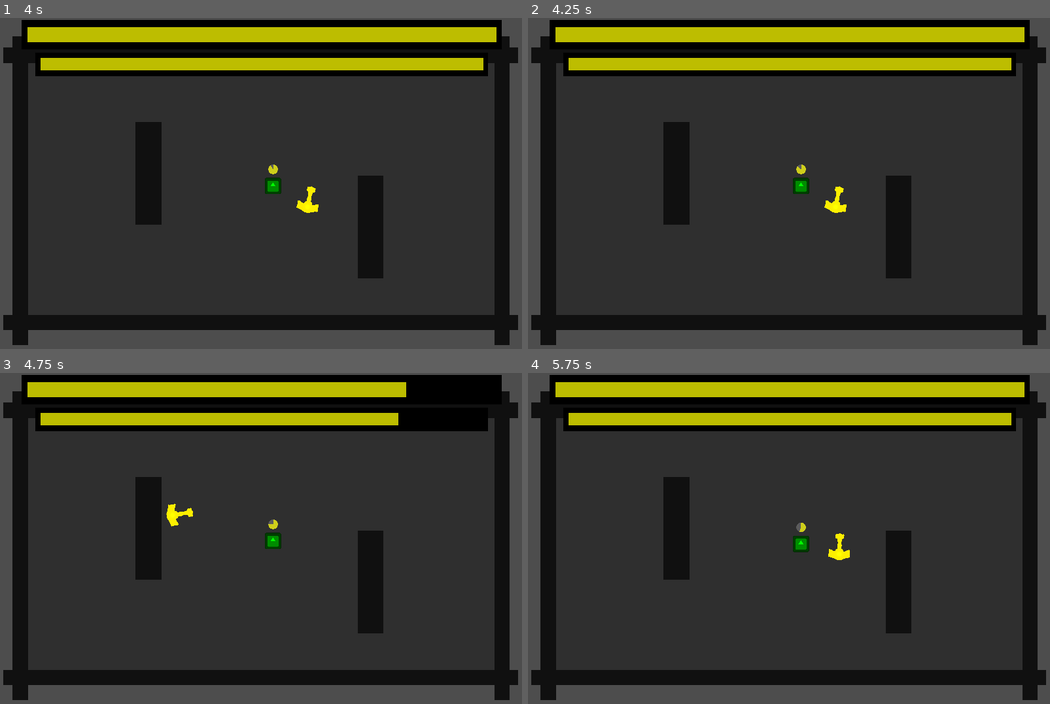
Above: before the commit, frames 1-4 (two rows, left to right).
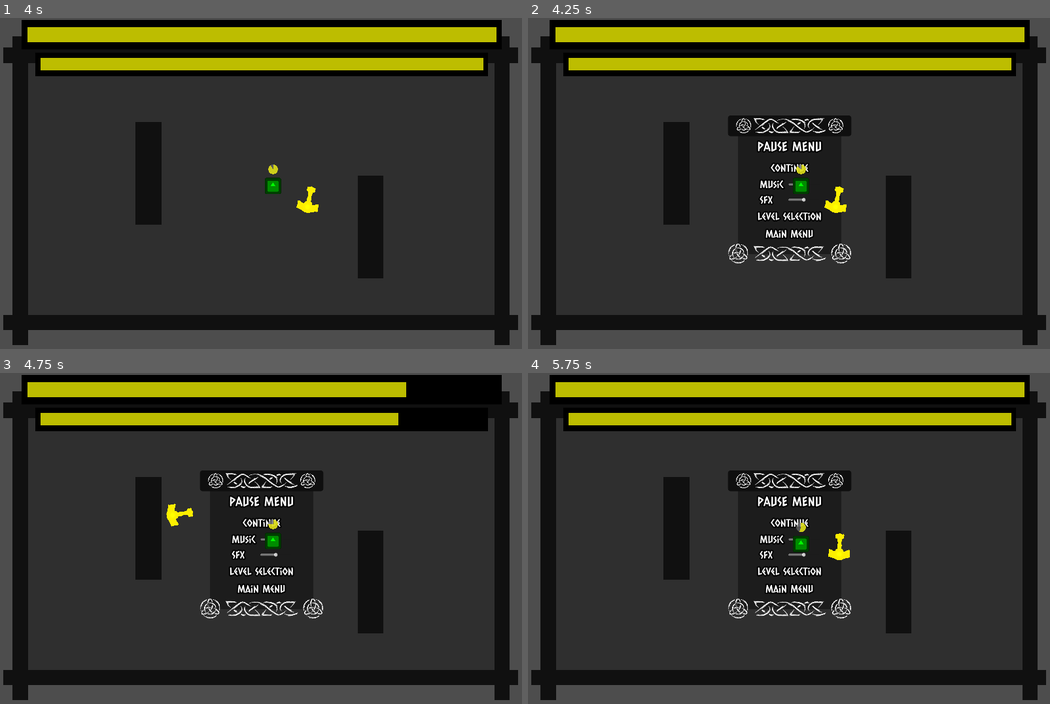
Above: after the commit, the same moments.

Repository: DeepRestGames/pirate-software-game-jam-16
Game: Godot game, scene res://Scenes/Tests/TestRangedEnemies_MainScene.tscn
Same seed, same stepped clock (60 frames per second), same inputs: the game is played once before the commit and once after it. The engine's default icon, where the game draws it, is replaced by a stand-in: a white triangle on a blue panel in a dark square.
Inputs (mouse positions are in pixels of both pictures, inside the frame that each line leads up to):
- Up to frame 1 (4 s): tap Enter at 0.5 s; move the mouse to (375, 173) at 0.52 s; hold Right mouse button (teleport_boomerang) 0.53-1.28 s; tap R (restart) at 1.25, 2.75 s; move the mouse to (156, 206) at 1.27 s; click (156, 206) at 1.35 s; move the mouse to (313, 113) at 2.02 s; hold Right mouse button (teleport_boomerang) 2.03-2.78 s; move the mouse to (234, 259) at 2.77 s; click (234, 259) at 2.85 s; move the mouse to (417, 239) at 3.52 s; hold Right mouse button (teleport_boomerang) from 3.53 s (still down)
- Up to frame 2 (4.25 s): keep holding Right mouse button (teleport_boomerang); tap Escape (ui_cancel) at 4.15 s
- Up to frame 3 (4.75 s): move the mouse to (104, 492) at 4.27 s; release Right mouse button (teleport_boomerang) at 4.28 s; click (104, 492) at 4.35 s
- Up to frame 4 (5.75 s): move the mouse to (815, 545) at 5.02 s; hold Right mouse button (teleport_boomerang) from 5.03 s (still down)

Frame 1 is identical in both runs. In frame 2, 3.2% of the frame differs, in the area x 38-62%, y 29-75%; in frame 3, 3.2%; in frame 4, 3.2%.
Error in both runs: Invalid access to property or key 'global_position' on a base object of type 'Window'. (res://Scripts/UI/HUD_ArrowHint.gd:47)

Commit message:
Pause menu (with two kinds of style, TBD which one to keep)

Diff:
--- a/Scenes/UI/HUD.tscn
+++ b/Scenes/UI/HUD.tscn
@@ -1,10 +1,27 @@
-[gd_scene load_steps=6 format=3 uid="uid://dwmnwwfbcm0xb"]
+[gd_scene load_steps=11 format=3 uid="uid://dwmnwwfbcm0xb"]
 
 [ext_resource type="Script" path="res://Scripts/UI/HUD_BoomerangFlyTime.gd" id="1_bu7ua"]
 [ext_resource type="Script" path="res://Scripts/UI/HUD_PlayerDeath.gd" id="2_67205"]
 [ext_resource type="Texture2D" uid="uid://dvwso0bdxj1i4" path="res://Assets/UI/ArrowE.png" id="3_3u4vj"]
 [ext_resource type="Script" path="res://Scripts/UI/HUD_ArrowHint.gd" id="4_5ebxq"]
 [ext_resource type="FontFile" uid="uid://vqr151sphmyi" path="res://Assets/UI/Fonts/CaesarDressing-Regular.ttf" id="4_rruvu"]
+[ext_resource type="Script" path="res://Scripts/UI/HUD_PauseMenu.gd" id="6_4bvjg"]
+[ext_resource type="Texture2D" uid="uid://d0yrpvomc7iwu" path="res://Assets/UI/Corner2.png" id="6_xwnob"]
+[ext_resource type="Texture2D" uid="uid://bsppvsvauu8iq" path="res://Assets/UI/Border1.png" id="7_rvwrw"]
+
+[sub_resource type="StyleBoxFlat" id="StyleBoxFlat_fwlqo"]
+bg_color = Color(0, 0, 0, 0.392157)
+corner_radius_top_left = 10
+corner_radius_top_right = 10
+corner_radius_bottom_right = 10
+corner_radius_bottom_left = 10
+
+[sub_resource type="StyleBoxFlat" id="StyleBoxFlat_yalfr"]
+bg_color = Color(0.0588235, 0.0588235, 0.0588235, 1)
+corner_radius_top_left = 10
+corner_radius_top_right = 10
+corner_radius_bottom_right = 10
+corner_radius_bottom_left = 10
 
 [node name="HUD" type="Control"]
 custom_minimum_size = Vector2(1152, 648)
@@ -166,3 +183,255 @@
 Press R to try again"
 horizontal_alignment = 1
 vertical_alignment = 1
+
+[node name="PauseMenu" type="Control" parent="."]
+process_mode = 3
+layout_mode = 1
+anchors_preset = 15
+anchor_right = 1.0
+anchor_bottom = 1.0
+grow_horizontal = 2
+grow_vertical = 2
+script = ExtResource("6_4bvjg")
+
+[node name="Panel" type="Panel" parent="PauseMenu"]
+process_mode = 2
+visible = false
+custom_minimum_size = Vector2(400, 500)
+layout_mode = 1
+anchors_preset = -1
+anchor_left = 0.336066
+anchor_top = 0.1875
+anchor_right = 0.663934
+anchor_bottom = 0.8125
+offset_left = 180.0
+offset_top = 230.0
+offset_right = -180.0
+offset_bottom = -230.0
+grow_horizontal = 2
+grow_vertical = 2
+theme_override_styles/panel = SubResource("StyleBoxFlat_fwlqo")
+metadata/_edit_use_anchors_ = true
+
+[node name="Style" type="Control" parent="PauseMenu/Panel"]
+layout_mode = 1
+anchors_preset = 15
+anchor_right = 1.0
+anchor_bottom = 1.0
+offset_left = -40.0
+offset_top = -38.0
+offset_right = 40.0
+offset_bottom = 38.0
+grow_horizontal = 2
+grow_vertical = 2
+
+[node name="BorderUP" type="Panel" parent="PauseMenu/Panel/Style"]
+custom_minimum_size = Vector2(0, 80)
+layout_mode = 1
+anchors_preset = 10
+anchor_right = 1.0
+grow_horizontal = 2
+theme_override_styles/panel = SubResource("StyleBoxFlat_yalfr")
+
+[node name="HBoxContainer" type="HBoxContainer" parent="PauseMenu/Panel/Style/BorderUP"]
+layout_mode = 1
+anchors_preset = 15
+anchor_right = 1.0
+anchor_bottom = 1.0
+grow_horizontal = 2
+grow_vertical = 2
+alignment = 1
+
+[node name="Corner1" type="TextureRect" parent="PauseMenu/Panel/Style/BorderUP/HBoxContainer"]
+custom_minimum_size = Vector2(60, 60)
+layout_mode = 2
+size_flags_horizontal = 4
+size_flags_vertical = 4
+texture = ExtResource("6_xwnob")
+expand_mode = 5
+stretch_mode = 5
+metadata/_edit_use_anchors_ = true
+
+[node name="Border1" type="TextureRect" parent="PauseMenu/Panel/Style/BorderUP/HBoxContainer"]
+texture_repeat = 2
+custom_minimum_size = Vector2(290, 80)
+layout_mode = 2
+size_flags_horizontal = 4
+size_flags_vertical = 4
+texture = ExtResource("7_rvwrw")
+expand_mode = 5
+stretch_mode = 5
+metadata/_edit_use_anchors_ = true
+
+[node name="Corner2" type="TextureRect" parent="PauseMenu/Panel/Style/BorderUP/HBoxContainer"]
+custom_minimum_size = Vector2(60, 60)
+layout_mode = 2
+size_flags_horizontal = 4
+size_flags_vertical = 4
+texture = ExtResource("6_xwnob")
+expand_mode = 5
+stretch_mode = 5
+metadata/_edit_use_anchors_ = true
+
+[node name="Corner3" type="TextureRect" parent="PauseMenu/Panel/Style"]
+custom_minimum_size = Vector2(80, 80)
+layout_mode = 1
+anchors_preset = -1
+anchor_left = 0.833333
+anchor_top = 0.861111
+anchor_right = 1.0
+anchor_bottom = 1.0
+grow_horizontal = 0
+grow_vertical = 0
+pivot_offset = Vector2(40, 40)
+size_flags_horizontal = 0
+size_flags_vertical = 0
+texture = ExtResource("6_xwnob")
+expand_mode = 1
+metadata/_edit_use_anchors_ = true
+
+[node name="Corner4" type="TextureRect" parent="PauseMenu/Panel/Style"]
+custom_minimum_size = Vector2(80, 80)
+layout_mode = 1
+anchors_preset = -1
+anchor_top = 0.861111
+anchor_right = 0.166667
+anchor_bottom = 1.0
+grow_vertical = 0
+pivot_offset = Vector2(40, 40)
+size_flags_horizontal = 0
+size_flags_vertical = 0
+texture = ExtResource("6_xwnob")
+expand_mode = 1
+metadata/_edit_use_anchors_ = true
+
+[node name="Border2" type="TextureRect" parent="PauseMenu/Panel/Style"]
+texture_repeat = 2
+custom_minimum_size = Vector2(290, 80)
+layout_mode = 1
+anchors_preset = -1
+anchor_left = 0.197917
+anchor_top = 0.861111
+anchor_right = 0.802083
+anchor_bottom = 1.0
+grow_horizontal = 2
+grow_vertical = 0
+pivot_offset = Vector2(145, 40)
+size_flags_horizontal = 0
+size_flags_vertical = 0
+texture = ExtResource("7_rvwrw")
+expand_mode = 1
+metadata/_edit_use_anchors_ = true
+
+[node name="VBoxContainer" type="VBoxContainer" parent="PauseMenu/Panel"]
+custom_minimum_size = Vector2(300, 400)
+layout_mode = 1
+anchors_preset = 8
+anchor_left = 0.5
+anchor_top = 0.5
+anchor_right = 0.5
+anchor_bottom = 0.5
+offset_left = -100.5
+offset_top = -200.0
+offset_right = 100.5
+offset_bottom = 200.0
+grow_horizontal = 2
+grow_vertical = 2
+theme_override_constants/separation = 10
+alignment = 1
+
+[node name="Label" type="Label" parent="PauseMenu/Panel/VBoxContainer"]
+layout_mode = 2
+size_flags_vertical = 3
+theme_override_constants/outline_size = 20
+theme_override_fonts/font = ExtResource("4_rruvu")
+theme_override_font_sizes/font_size = 50
+text = "PAUSE MENU"
+horizontal_alignment = 1
+
+[node name="ContinueButton" type="Button" parent="PauseMenu/Panel/VBoxContainer"]
+layout_mode = 2
+size_flags_horizontal = 4
+theme_override_colors/font_hover_color = Color(0.294118, 0.92549, 1, 1)
+theme_override_colors/font_pressed_color = Color(0.294118, 0.698039, 1, 1)
+theme_override_colors/font_color = Color(1, 1, 1, 1)
+theme_override_colors/font_outline_color = Color(0, 0, 0, 1)
+theme_override_constants/outline_size = 20
+theme_override_fonts/font = ExtResource("4_rruvu")
+theme_override_font_sizes/font_size = 40
+text = "Continue"
+flat = true
+
+[node name="MusicSetting" type="HBoxContainer" parent="PauseMenu/Panel/VBoxContainer"]
+layout_mode = 2
+theme_override_constants/separation = 20
+alignment = 1
+
+[node name="MusicLabel" type="Label" parent="PauseMenu/Panel/VBoxContainer/MusicSetting"]
+layout_mode = 2
+theme_override_colors/font_color = Color(1, 1, 1, 1)
+theme_override_colors/font_outline_color = Color(0, 0, 0, 1)
+theme_override_constants/outline_size = 20
+theme_override_fonts/font = ExtResource("4_rruvu")
+theme_override_font_sizes/font_size = 40
+text = "Music"
+horizontal_alignment = 1
+vertical_alignment = 1
+
+[node name="MusicSlider" type="HSlider" parent="PauseMenu/Panel/VBoxContainer/MusicSetting"]
+custom_minimum_size = Vector2(120, 0)
+layout_mode = 2
+size_flags_vertical = 4
+value = 50.0
+
+[node name="SFXSetting" type="HBoxContainer" parent="PauseMenu/Panel/VBoxContainer"]
+layout_mode = 2
+theme_override_constants/separation = 60
+alignment = 1
+
+[node name="SFXLabel" type="Label" parent="PauseMenu/Panel/VBoxContainer/SFXSetting"]
+layout_mode = 2
+theme_override_colors/font_color = Color(1, 1, 1, 1)
+theme_override_colors/font_outline_color = Color(0, 0, 0, 1)
+theme_override_constants/outline_size = 20
+theme_override_fonts/font = ExtResource("4_rruvu")
+theme_override_font_sizes/font_size = 40
+text = "SFX"
+horizontal_alignment = 1
+vertical_alignment = 1
+
+[node name="SFXSlider" type="HSlider" parent="PauseMenu/Panel/VBoxContainer/SFXSetting"]
+custom_minimum_size = Vector2(120, 0)
+layout_mode = 2
+size_flags_vertical = 4
+value = 50.0
+
+[node name="LevelSelectionButton" type="Button" parent="PauseMenu/Panel/VBoxContainer"]
+layout_mode = 2
+size_flags_horizontal = 4
+theme_override_colors/font_hover_color = Color(0.294118, 0.92549, 1, 1)
+theme_override_colors/font_pressed_color = Color(0.294118, 0.698039, 1, 1)
+theme_override_colors/font_color = Color(1, 1, 1, 1)
+theme_override_colors/font_outline_color = Color(0, 0, 0, 1)
+theme_override_constants/outline_size = 20
+theme_override_fonts/font = ExtResource("4_rruvu")
+theme_override_font_sizes/font_size = 40
+text = "Level Selection"
+flat = true
+
+[node name="MainMenuButton" type="Button" parent="PauseMenu/Panel/VBoxContainer"]
+layout_mode = 2
+size_flags_horizontal = 4
+theme_override_colors/font_hover_color = Color(0.294118, 0.92549, 1, 1)
+theme_override_colors/font_pressed_color = Color(0.294118, 0.698039, 1, 1)
+theme_override_colors/font_color = Color(1, 1, 1, 1)
+theme_override_colors/font_outline_color = Color(0, 0, 0, 1)
+theme_override_constants/outline_size = 20
+theme_override_fonts/font = ExtResource("4_rruvu")
+theme_override_font_sizes/font_size = 40
+text = "Main Menu"
+flat = true
+
+[connection signal="pressed" from="PauseMenu/Panel/VBoxContainer/ContinueButton" to="PauseMenu" method="_on_continue_button_pressed"]
+[connection signal="pressed" from="PauseMenu/Panel/VBoxContainer/LevelSelectionButton" to="PauseMenu" method="_on_level_selection_button_pressed"]
+[connection signal="pressed" from="PauseMenu/Panel/VBoxContainer/MainMenuButton" to="PauseMenu" method="_on_main_menu_button_pressed"]
--- /dev/null
+++ b/Scripts/UI/HUD_PauseMenu.gd
@@ -0,0 +1,30 @@
+extends Control
+
+
+@onready var pause_menu = $Panel
+
+
+func _unhandled_key_input(event: InputEvent) -> void:
+	if Input.is_action_just_pressed("ui_cancel"):
+		if get_tree().paused:
+			_on_continue_button_pressed()
+		else:
+			pause_menu.show()
+			get_tree().paused = true
+
+
+func _on_continue_button_pressed() -> void:
+	pause_menu.hide()
+	get_tree().paused = false
+
+
+
+
+func _on_level_selection_button_pressed() -> void:
+	pass
+	#get_tree().change_scene_to_file("levelSelection")
+
+
+func _on_main_menu_button_pressed() -> void:
+	_on_continue_button_pressed()
+	get_tree().change_scene_to_file("res://Scenes/UI/MainMenu.tscn")
